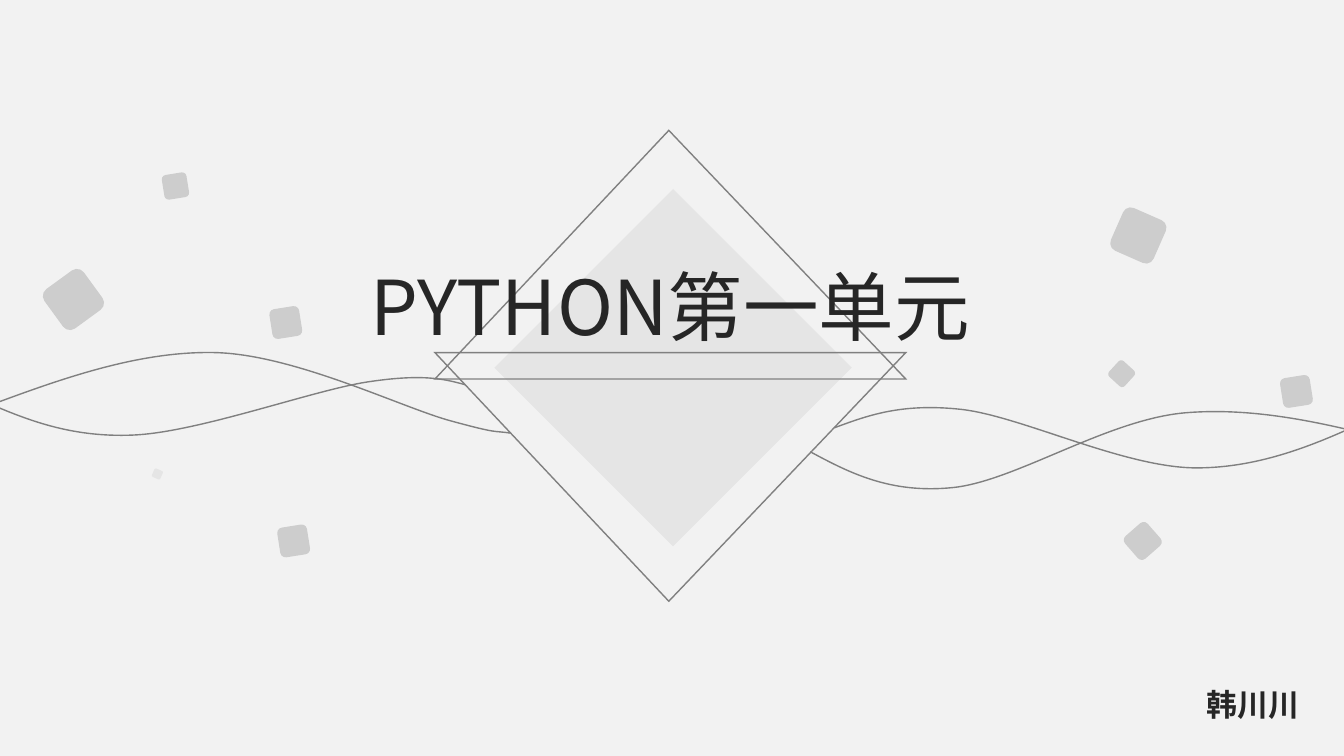
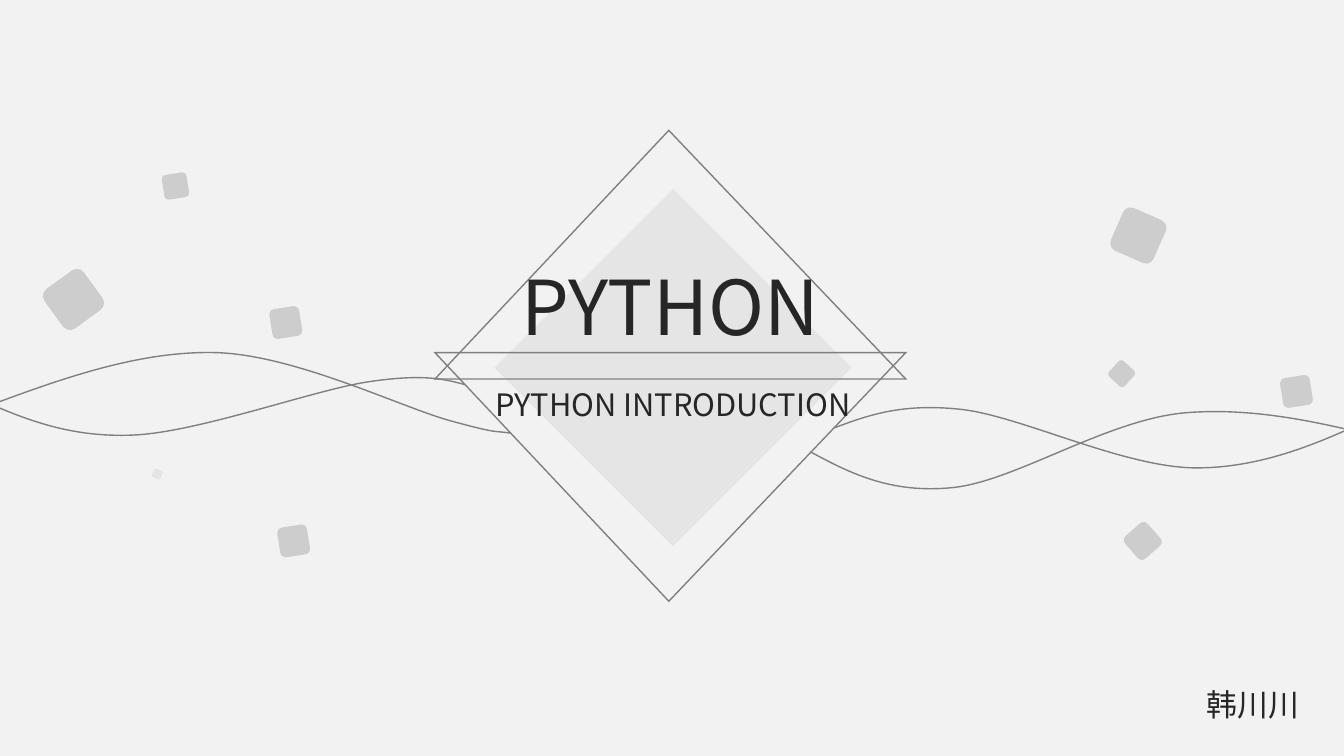
Before and after one commit to hanchuanchuan/goInception, a slide deck: slide 1 of python.pptx. Drawn at 1344x756 pixels with LibreOffice and Linux fonts; fonts in the diff are those of the drawing. Boxes give left, top, right and bottom in pixels: in the first picture for what was removed or moved away, otherwise in the second. Text is boxed around its words. In the diff, an @@ line names an element or a change of style, - is before the commit and + after.

```diff
--- a/python.pptx
+++ b/python.pptx
@@ text at (x1=522, y1=257, x2=819, y2=353): text changed @@
-PYTHON第一单元
+PYTHON
@@ text added at (x1=496, y1=393, x2=851, y2=425), 22 pt, text #262626 @@
+PYTHON INTRODUCTION
@@ text "韩川川" at (x1=1207, y1=690, x2=1299, y2=719): bold off @@
```
Also in this commit, not shown: 7 other slides changed, 4 slides added, 1 slide removed, 6 other files.
